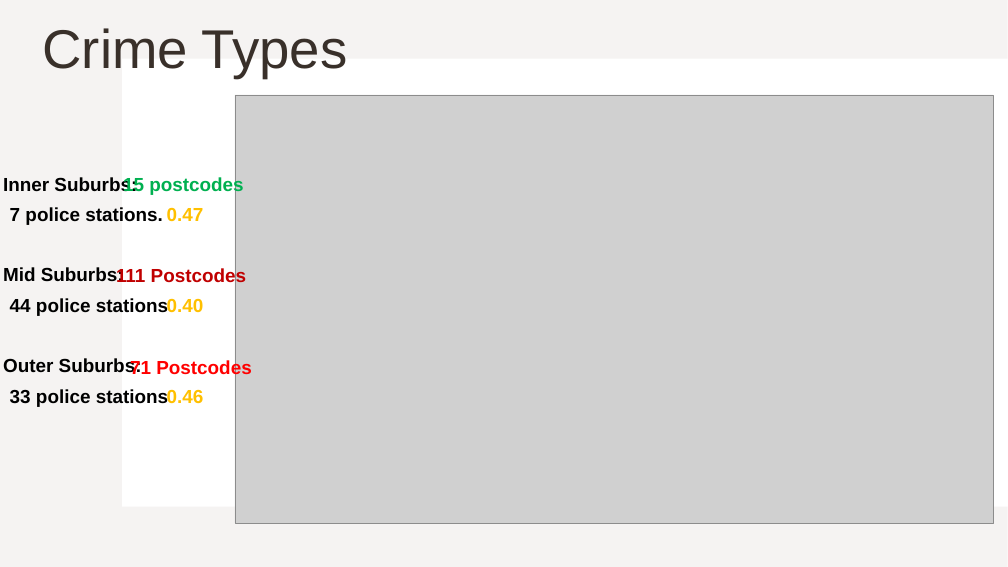
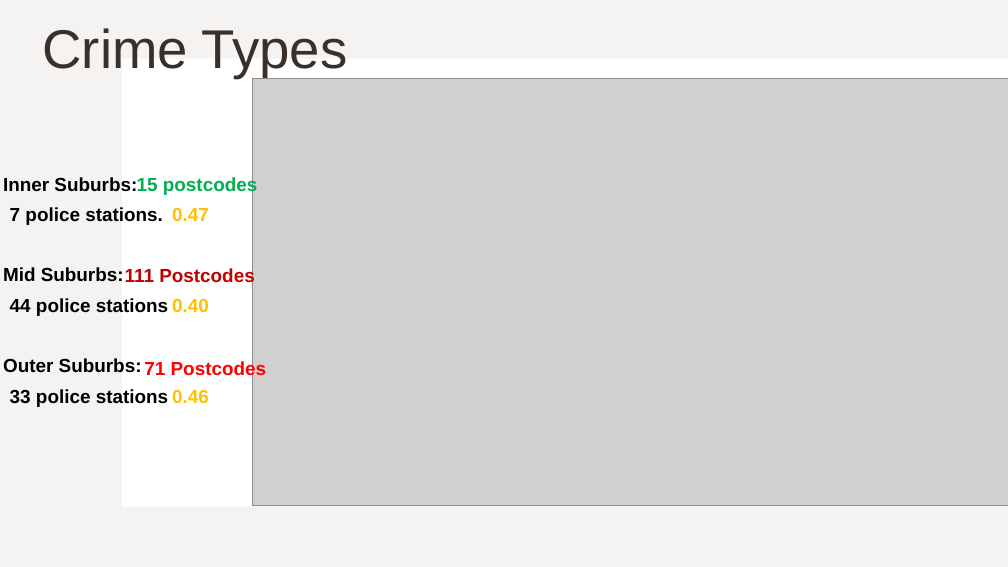
Before and after one commit to Kakhai1/bootcamp_project, a slide deck: slide 12 of Project 1 - Group 6 Slides_NG.pptx. Drawn at 1008x567 pixels with LibreOffice and Linux fonts; fonts in the diff are those of the drawing; grey boxes stand for pictures. Boxes give left, top, right and bottom in pixels: in the first picture for what was removed or moved away, otherwise in the second. Text is boxed around its words. In the diff, an @@ line names an element or a change of style, - is before the commit and + after.

```diff
--- a/Project 1 - Group 6 Slides_NG.pptx
+++ b/Project 1 - Group 6 Slides_NG.pptx
@@ picture resized from (x1=235, y1=95, x2=994, y2=523) to (x1=253, y1=79, x2=1008, y2=505) @@
@@ text "15 postcodes" moved from (x1=123, y1=176, x2=243, y2=195) to (x1=137, y1=176, x2=257, y2=195) @@
@@ text "0.47" moved from (x1=167, y1=207, x2=204, y2=404) to (x1=172, y1=207, x2=209, y2=404) @@
@@ text "111 Postcodes" moved from (x1=116, y1=268, x2=246, y2=287) to (x1=125, y1=268, x2=254, y2=287) @@
@@ text "71 Postcodes" moved from (x1=130, y1=359, x2=252, y2=378) to (x1=144, y1=360, x2=267, y2=379) @@
```
Also in this commit, not shown: 1 other slide changed.
